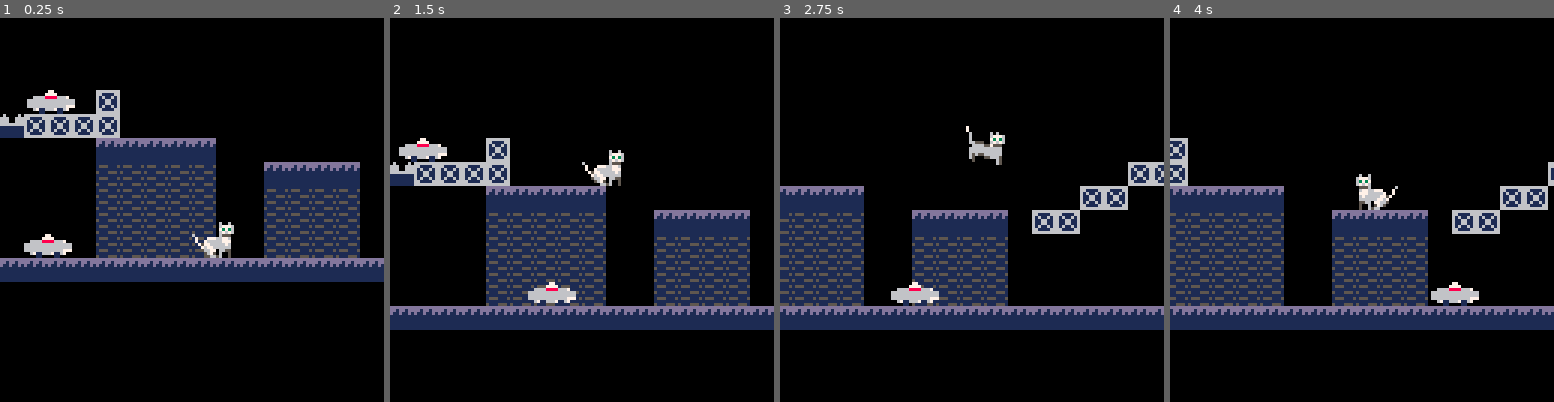
Above: before the commit, frames 1-4 (left to right).
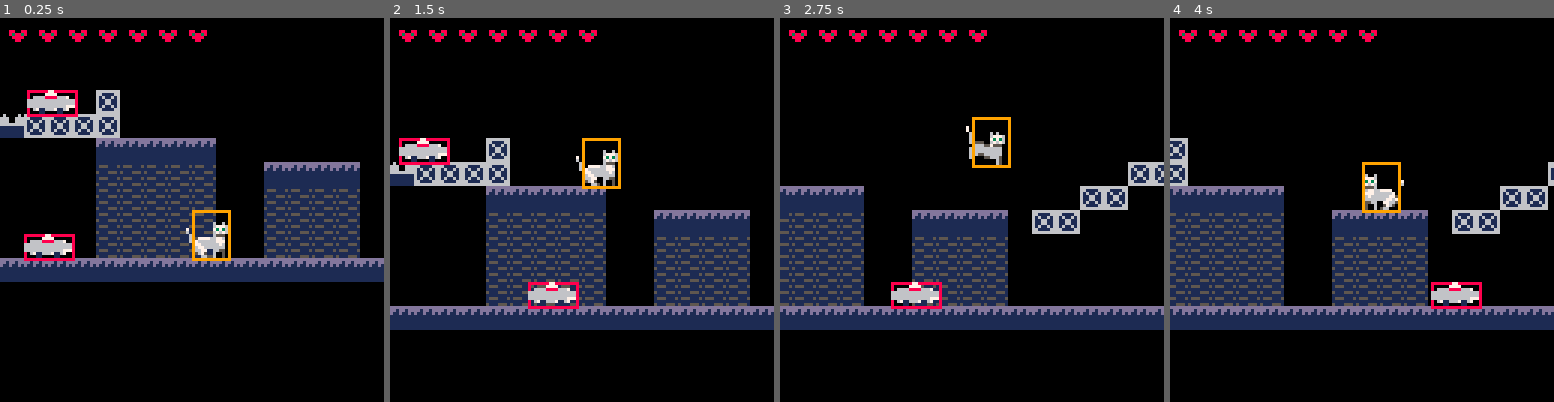
Above: after the commit, the same moments.

Repository: salvadorvanoli/MeowlineDelivery
Game: PICO-8 cartridge meowline.p8
Same seed, same stepped clock (60 frames per second), same inputs: the game is played once before the commit and once after it.
Inputs:
- Up to frame 1 (0.25 s): no input
- Up to frame 2 (1.5 s): tap O (Z key) at 0.7 s
- Up to frame 3 (2.75 s): hold Right 1.6-2.1 s; tap O (Z key) at 1.7, 2.1, 2.5 s; hold Right from 2.47 s (still down)
- Up to frame 4 (4 s): tap O (Z key) at 2.9, 3.3, 3.7 s; release Right at 3.03 s; hold Left 3.08-3.58 s

The runs differ from the first frame. In frame 1, 2.0% of the frame differs, in the area x 2-61%, y 3-64%; in frame 2, 2.0%, in the area x 2-61%, y 3-76%; in frame 3, 1.3%; in frame 4, 1.8%.

Commit message:
Agregadas vidas

Diff:
--- a/meowline.p8
+++ b/meowline.p8
@@ -4,7 +4,7 @@
 -- variables
 
 -- Activar modo debugging (se ven las hitboxes)
-debugging = false;
+debugging = true;
 
 player = {
     x = 64,
@@ -18,7 +18,8 @@
     anim_frame = 0,
     anim_timer = 0,
     anim_speed = 8,
-    walking = false
+    walking = false,
+    lives = 7
 }
 
 -- enemigos roombas
@@ -203,12 +204,27 @@
     return false
 end
 
+function game_over()
+    if player.lives <= 0 then
+        player.lives = 7
+        player.x = 64
+        player.y = 80
+        player.dx = 0
+        player.dy = 0
+        player.grounded = false
+        spawn_enemies_from_map()
+    end
+end
+
 function reset_player_position()
     player.x = 64
     player.y = 80
     player.dx = 0
     player.dy = 0
     player.grounded = false
+    player.lives -= 1
+
+    game_over()
 end
 
 -->8
@@ -325,6 +341,16 @@
     end
 
     draw_roombas()
+
+    for i = 1, player.lives do
+        -- Dibuja las vidas del jugador
+        spr(98, cam_x + 2 + (i - 1) * 10, cam_y + 2, 1, 1)
+    end
+
+    if player.lives <= 0 then
+        print("game over", cam_x + 40, cam_y + 60, 8)
+        print("press any key to restart", cam_x + 20, cam_y + 70, 7)
+    end
 end
 
 -- funcion para dibujar todos los enemigos
@@ -446,18 +472,18 @@
 00000000000000000000000000000000000000000000000000000000000000000006777600000000000000000000000000000000000000000000000000000000
 00000000000000000000000000000000000000000000000000000000000000070006373760000000000000000000000000000000000000000000000000000000
 00000000000000000000000000000070000000000000007000600000000000700006767600000007000000000000000700000000000000000000000000000000
-06006000000000000060000000000007006000000000070067776600000000600650555700000060000000000000000700000000000000000000000000000000
-67776000000000006777660000000006677766000000060063737000000000600655666650000600000006060000006000000000000000000000000000000000
-63737000000000006373700000000060637370000000006067676000000000600066766665500600000677760000006000000000000000000000000000000000
-67676000000000006767600000000060676760000000006005557500000000600006666666660600000637370000006000000000000000000000000000000000
-05556000000006000555750000000060055575000000006006777755766666000000666666666500000676760055566000000000000000000000000000000000
-06776677700070000677775576666600067777500007760007776666666666000000005566666550000055575566660000000000000000000000000000000000
-07776666670070000777666666666600077766655677660006766666666666000000000055666050000066666666666000000000000000000000000000000000
-06766666775700000676666666666600067666666666660006666665566666600000000000666600000066666666666000000000000000000000000000000000
-06666667767000000666666556666660066666655666660005560000000050600000000000000660000066666655656000000000000000000000000000000000
-05566077665000000556600000005060005660000000566550600000000506600000000000000060000056665500056000000000000000000000000000000000
-05006057650000000500600000005060000560000000006550600000000506000000000000000000000056000000050000000000000000000000000000000000
-05006566000000000500600000005060000060000000006000000000000000000000000000000000000056000000000000000000000000000000000000000000
+00060060000000000060000000000007006000000000070067776600000000600650555700000060000000000000000700000000000000000000000000000000
+00677760000000006777660000000006677766000000060063737000000000600655666650000600000006060000006000000000000000000000000000000000
+00637370000000076373700000000060637370000000006067676000000000600066766665500600000677760000006000000000000000000000000000000000
+00676760000000066767600000000060676760000000006005557500000000600006666666660600000637370000006000000000000000000000000000000000
+00055560000000600555750000000060055575000000006006777755766666000000666666666500000676760055566000000000000000000000000000000000
+00067766777700600677775576666600067777500007760007776666666666000000005566666550000055575566660000000000000000000000000000000000
+00077766666670600777666666666600077766655677660006766666666666000000000055666050000066666666666000000000000000000000000000000000
+00067666666775000676666666666600067666666666660006666665566666600000000000666600000066666666666000000000000000000000000000000000
+00066666667767000666666556666660066666655666660005560000000050600000000000000660000066666655656000000000000000000000000000000000
+00055660077665000556600000005060005660000000566550600000000506600000000000000060000056665500056000000000000000000000000000000000
+00050060057650000500600000005060000560000000006550600000000506000000000000000000000056000000050000000000000000000000000000000000
+00050060566000000500600000005060000060000000006000000000000000000000000000000000000056000000000000000000000000000000000000000000
 00000007700000000000000000000000000000000000000000000000000000000000000000000000000000000000000000000000000000000000000000000000
 00000077770000000000000000000000000000000000000000000000000000000000000000000000000000000000000000000000000000000000000000000000
 00666688886667000000000000000000000000000000000000000000000000000000000000000000000000000000000000000000000000000000000000000000
@@ -492,10 +518,10 @@
 67676000000060006767600000006000000000000000000000000000000000000000000000000000000000000000000000000000000000000000000000000000
 0ffffffffffffff00000000000000000000000000000000000000000000000000000000000000000000000000000000000000000000000000000000000000000
 0ffffffffffffff00000000000000000000000000000000000000000000000000000000000000000000000000000000000000000000000000000000000000000
-0fdff88ff88ffdf00000000000000000000000000000000000000000000000000000000000000000000000000000000000000000000000000000000000000000
-f0dff888888ffd0f0000000000000000000000000000000000000000000000000000000000000000000000000000000000000000000000000000000000000000
-f0dfff8888fffd0f0000000000000000000000000000000000000000000000000000000000000000000000000000000000000000000000000000000000000000
-f0fffff88fffff0f0000000000000000000000000000000000000000000000000000000000000000000000000000000000000000000000000000000000000000
+0fdff88ff88ffdf00880088000000000000000000000000000000000000000000000000000000000000000000000000000000000000000000000000000000000
+f0dff888888ffd0f0838838000000000000000000000000000000000000000000000000000000000000000000000000000000000000000000000000000000000
+f0dfff8888fffd0f0088880000000000000000000000000000000000000000000000000000000000000000000000000000000000000000000000000000000000
+f0fffff88fffff0f0008800000000000000000000000000000000000000000000000000000000000000000000000000000000000000000000000000000000000
 00ffffffffffff000000000000000000000000000000000000000000000000000000000000000000000000000000000000000000000000000000000000000000
 00ffffffffffff000000000000000000000000000000000000000000000000000000000000000000000000000000000000000000000000000000000000000000
 __map__
